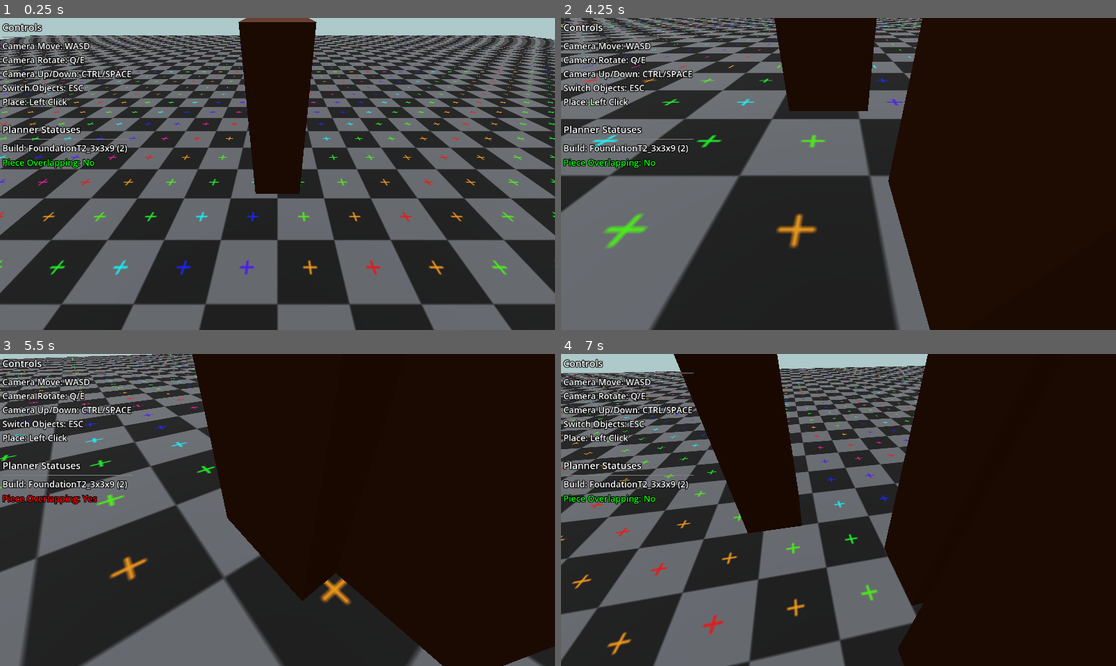
Above: before the commit, frames 1-4 (two rows, left to right).
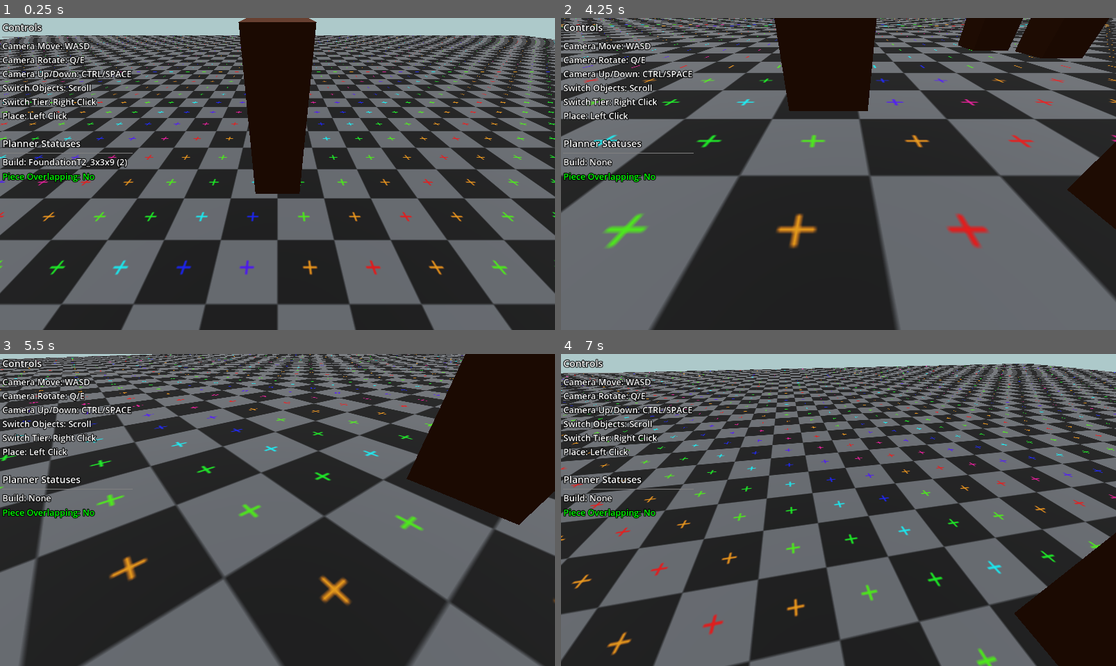
Above: after the commit, the same moments.

Repository: cooltrain7/building-planner
Game: Godot game, scene res://editor/editor.tscn
Two runs of this game, one before a commit and one after it. Both use one fixed random seed, a clock stepped at 60 frames per second and the inputs below.
Inputs (mouse positions are in pixels of both pictures, inside the frame that each line leads up to):
- Up to frame 1 (0.25 s): no input
- Up to frame 2 (4.25 s): tap Enter at 0.5, 3.5 s; move the mouse to (960, 158) at 0.52 s; hold S (camera_backwards) 0.53-1.28 s; click (960, 158) at 0.67 s; move the mouse to (727, 189) at 1.27 s; tap Shift (camera_boost) at 1.35 s; click (727, 189) at 1.42 s; tap Space (camera_up) at 2 s; move the mouse to (894, 105) at 2.02 s; hold Ctrl (camera_down) 2.03-2.78 s; click (894, 105) at 2.17 s; move the mouse to (810, 236) at 2.77 s; tap W (camera_forward) at 2.85 s; click (810, 236) at 2.92 s; move the mouse to (1005, 220) at 3.52 s; hold A (camera_left) from 3.53 s (still down); click (1005, 220) at 3.67 s; tap Escape at 4.15 s
- Up to frame 3 (5.5 s): move the mouse to (111, 463) at 4.27 s; release A (camera_left) at 4.28 s; tap D (camera_right) at 4.35 s; click (111, 463) at 4.42 s; tap Space (camera_up) at 5 s; move the mouse to (305, 510) at 5.02 s; hold Q (camera_rot_left) from 5.03 s (still down); click (305, 510) at 5.17 s
- Up to frame 4 (7 s): move the mouse to (755, 432) at 5.77 s; release Q (camera_rot_left) at 5.78 s; tap E (camera_rot_right) at 5.85 s; click (755, 432) at 5.92 s; tap Enter at 6.5 s; move the mouse to (960, 494) at 6.52 s; hold Space (camera_up) from 6.53 s (still down); click (960, 494) at 6.67 s

The runs differ from the first frame. In frame 1, 2.2% of the frame differs, in the area x 0-24%, y 21-53%; in frame 2, 36%; in frame 3, 43%; in frame 4, 43%, in the area x 0-100%, y 0-100%.

Commit message:
Testing wiki query, update cursor

Diff:
--- a/editor/buildables/FortGate6x3.tres
+++ b/editor/buildables/FortGate6x3.tres
@@ -10,6 +10,7 @@
 code_name = "FoundationGateT2"
 disp_name = "Foundation Gate"
 tier = 2
+build_reqs = 0
 instance = ExtResource("2_mho68")
 
 [sub_resource type="Resource" id="Resource_613ql"]
@@ -17,6 +18,7 @@
 code_name = "FoundationGateT3"
 disp_name = "Foundation Gate"
 tier = 3
+build_reqs = 0
 instance = ExtResource("4_d0u28")
 
 [resource]
--- a/editor/buildables/FortSquare3x3.tres
+++ b/editor/buildables/FortSquare3x3.tres
@@ -10,6 +10,7 @@
 code_name = "FoundationT2_3x3x9"
 disp_name = "Wooden Fort (Square)"
 tier = 2
+build_reqs = 0
 instance = ExtResource("2_v3puy")
 
 [sub_resource type="Resource" id="Resource_84fek"]
@@ -17,6 +18,7 @@
 code_name = "FoundationT3_3x3x9"
 disp_name = "Stone Fort (Square)"
 tier = 3
+build_reqs = 0
 instance = ExtResource("4_8h6wp")
 
 [resource]
--- a/editor/buildables/buildable_tier.gd
+++ b/editor/buildables/buildable_tier.gd
@@ -24,9 +24,12 @@
 func has_build_req(req : int) -> bool:
 	return (build_reqs & req) != 0
 
+## Bitmask enum of structure build requirements
 enum BuildReqiurements
 {
 	BuildInTown = 1 << 0,
-	BuildInHomestead = 1 << 1,
-	BuildInWorkshop = 1 << 2
+	BuildInSmallCamp = 1 << 1,
+	BuildInLargeCamp = 1 << 2,
+	BuildInHomestead = 1 << 3,
+	BuildInWorkshop = 1 << 4
 }
--- a/editor/data_controller.gd
+++ b/editor/data_controller.gd
@@ -1,16 +1,57 @@
 extends Node
 
 class_name DataController
+@export var wiki_query_active: bool = true
 @export var buildables: Array[Buildable]
 
-# Called when the node enters the scene tree for the first time.
+##Pair wiki requirement props with build enum
+var requirements = {
+	"RequiresTownHall": BuildableTier.BuildReqiurements.BuildInTown,
+	"RequiresHomestead": BuildableTier.BuildReqiurements.BuildInHomestead,
+	"RequiresCamp": BuildableTier.BuildReqiurements.BuildInLargeCamp,
+	"RequiresSmallCamp": BuildableTier.BuildReqiurements.BuildInSmallCamp
+}
+
 func _ready():
-	pass # Replace with function body.
+	if buildables.size() == 0:
+		push_error("No buildables set")
+	if wiki_query_active:
+		var s_query = WikiRequest.new()
+		add_child(s_query)
+		s_query.wiki_request_complete.connect(self._wiki_structure_request_complete)
+		s_query.query("tables=structuretiers&fields=structuretiers.CodeNameString,structuretiers.NameText,structuretiers.Tier,structuretiers.RequiresTownHall,structuretiers.RequiresHomestead&limit=2000&format=json")
 
-# Called every frame. 'delta' is the elapsed time since the previous frame.
-func _process0(_delta):
+## Signal returned after the structure wiki query completes
+func _wiki_structure_request_complete(result: int, response_code: int, json: Variant) -> void:
+	if(result == OK && response_code == 200):
+		if json == null:
+			return
+		_proc_structures(json)
+		pass
 	pass
 
+## Process our wiki structure data and update our buildables to use that data
+## The cursed staircase
+func _proc_structures(json):
+	for ele in json:
+		if !ele.has("CodeNameString") || ele["CodeNameString"] == null:
+			continue
+		var code_name = ele["CodeNameString"]
+		for buildable in buildables:
+			if buildable == null || buildable.tiers.size() == 0:
+				continue
+			for tier in buildable.tiers:
+				if tier == null:
+					continue
+				if tier.code_name == code_name:
+					print("Query matched ", tier.code_name)
+					if ele.has("NameText") && ele["NameText"] != null:
+						tier.disp_name = ele["NameText"]
+					for key in requirements.keys():
+						if ele.has(key) and ele[key] != null:
+							tier.add_build_req(requirements[key])
+
+## Debug returns next pos in array or back to start
 func next_buildable_pos(pos: int) -> int:
 	if(pos >= buildables.size()-1):
 		return 0
--- a/editor/editor.tscn
+++ b/editor/editor.tscn
@@ -58,6 +58,10 @@
 shadow_size = 5
 
 [node name="Editor" type="Node3D"]
+
+[node name="DataController" type="Node" parent="."]
+script = ExtResource("7_2dhta")
+buildables = Array[Resource("res://editor/buildables/buildable.gd")]([ExtResource("7_mtjmq"), ExtResource("8_dcf3m")])
 
 [node name="CameraContoller" type="Node3D" parent="."]
 script = ExtResource("1_hw85h")
@@ -126,7 +130,8 @@
 text = "Camera Move: WASD
 Camera Rotate: Q/E
 Camera Up/Down: CTRL/SPACE
-Switch Objects: ESC
+Switch Objects: Scroll
+Switch Tier: Right Click
 Place: Left Click"
 label_settings = SubResource("LabelSettings_orjhg")
 vertical_alignment = 1
@@ -154,7 +159,3 @@
 text = "Piece Overlapping: Yes"
 label_settings = SubResource("LabelSettings_sox1h")
 vertical_alignment = 1
-
-[node name="DataController" type="Node" parent="."]
-script = ExtResource("7_2dhta")
-buildables = Array[Resource("res://editor/buildables/buildable.gd")]([ExtResource("7_mtjmq"), ExtResource("8_dcf3m")])
--- a/editor/script/cursor.gd
+++ b/editor/script/cursor.gd
@@ -3,13 +3,11 @@
 class_name BuildableCursor
 
 @export var data_control: DataController
+@export_category("UI Labels")
 @export var overlap_label: Label
 @export var build_label: Label
-@export var cursor_build: Dictionary
 
-##Debug until a UI menu would be used to select other builds
-@export var cursor_build_pos: int = 0
-
+var cursor_build: CursorSelection
 var overlap_area: Area3D = null :
 	get:
 		return overlap_area
@@ -50,50 +48,63 @@
 
 func _ready():
 	is_placable = true
-	cursor_build = {
-		"build": data_control.buildables[cursor_build_pos],
-		"tier": data_control.buildables[cursor_build_pos].base_tier()
-	}
-	update_preview()
+	_setupCursor()
+	_update_preview()
+
+## Create a new cursor object with its starting selection
+func _setupCursor():
+	cursor_build = CursorSelection.new()
+	cursor_build.build = data_control.buildables[cursor_build.build_pos]
+	cursor_build.tier = cursor_build.build.base_tier()
 
 func _input(event):
+	if event is InputEventKey && event.is_pressed():
+		if event.keycode == KEY_ESCAPE:
+			cursor_build = null
+			_update_preview()
 	if event is InputEventMouseButton and event.pressed:
 		if event.button_index == MOUSE_BUTTON_LEFT:
 			if is_placable && cursor_build != null:
 				place_buildable()
 		if event.button_index == MOUSE_BUTTON_RIGHT:
-			cursor_build["tier"] = (cursor_build["build"] as Buildable).next_tier(cursor_build["tier"])
-			print("Switched tiers: ",cursor_build["tier"])
-			update_preview()
+			if cursor_build == null:
+				return
+			cursor_build.tier = cursor_build.build.next_tier(cursor_build.tier)
+			print("Switched tiers: ",cursor_build.tier)
+			_update_preview()
 		if event.button_index == MOUSE_BUTTON_WHEEL_UP or event.button_index == MOUSE_BUTTON_WHEEL_DOWN:
-			cursor_build_pos = data_control.next_buildable_pos(cursor_build_pos)
-			cursor_build["build"] = data_control.buildables[cursor_build_pos]
-			cursor_build["tier"] = cursor_build["build"].base_tier()
-			print("Switched build: ",cursor_build["build"].get_tier(cursor_build["tier"]).code_name)
-			update_preview()
+			if cursor_build == null:
+				_setupCursor()
+			cursor_build.build_pos = data_control.next_buildable_pos(cursor_build.build_pos)
+			cursor_build.build = data_control.buildables[cursor_build.build_pos]
+			cursor_build.tier = cursor_build.build.base_tier()
+			print("Switched build: ",cursor_build.build.get_tier(cursor_build.tier).code_name)
+			_update_preview()
 
 ## Create an instance of our current buildable at our position
 func place_buildable():
-	var build_tier = cursor_build["build"].get_tier(cursor_build["tier"])
+	var build_tier = cursor_build.build.get_tier(cursor_build.tier)
 	if build_tier != null:
 		var instance = build_tier.instance.instantiate()
 		(instance as Node3D).position = position
 		get_parent().add_child(instance)
 
 ## Remove and recreate the current preview mesh instance
-func update_preview() -> void:
+func _update_preview() -> void:
 	if get_child_count() > 0:
 		var current_preview = get_child(0)
 		if current_preview != null:
 			current_preview.queue_free()
 
 	if cursor_build != null:
-		var build_tier = cursor_build["build"].get_tier(cursor_build["tier"]) as BuildableTier
+		var build_tier = cursor_build.build.get_tier(cursor_build.tier) as BuildableTier
 		build_label.text = "Build: {cName} ({tier})".format({"cName": build_tier.code_name, "tier": build_tier.tier})
 		var instance = build_tier.instance.instantiate()
 		(instance as Node3D).name = "preview_mesh"
 		overlap_area = (instance as Area3D)
 		add_child(instance)
+	else:
+		build_label.text = "Build: None"
 
 # Called when another object begins overlapping
 func _on_overlap_begin(_area):
@@ -104,3 +115,10 @@
 	# Check if there are any other objects that still overlap
 	if !overlap_area.has_overlapping_areas():
 		is_placable = true
+
+##Inner class container for a cursor selection
+class CursorSelection:
+	var build: Buildable
+	var tier: int
+	##Debug until a UI menu would be used to select other builds
+	var build_pos: int
--- /dev/null
+++ b/editor/script/wiki_request.gd
@@ -0,0 +1,25 @@
+extends HTTPRequest
+class_name WikiRequest
+
+var base_url: String  = "https://anvilempires.wiki.gg/index.php?title=Special:CargoExport"
+var query_args: String
+var json: Variant
+
+signal wiki_request_complete
+
+func query(query_args: String) -> void:
+	var err = request(base_url + "&" + query_args)
+	if err != OK:
+		push_error("Wiki query error: ", err)
+	pass
+
+func _ready() -> void:
+	request_completed.connect(self._request_completed)
+
+func _request_completed(result: int, response_code: int, headers: PackedStringArray, body: PackedByteArray) -> void:
+	var data = null
+	if result == 0 && response_code == 200:
+		var json = JSON.new()
+		json.parse(body.get_string_from_utf8())
+		data = json.get_data()
+	wiki_request_complete.emit(result, response_code, data)
